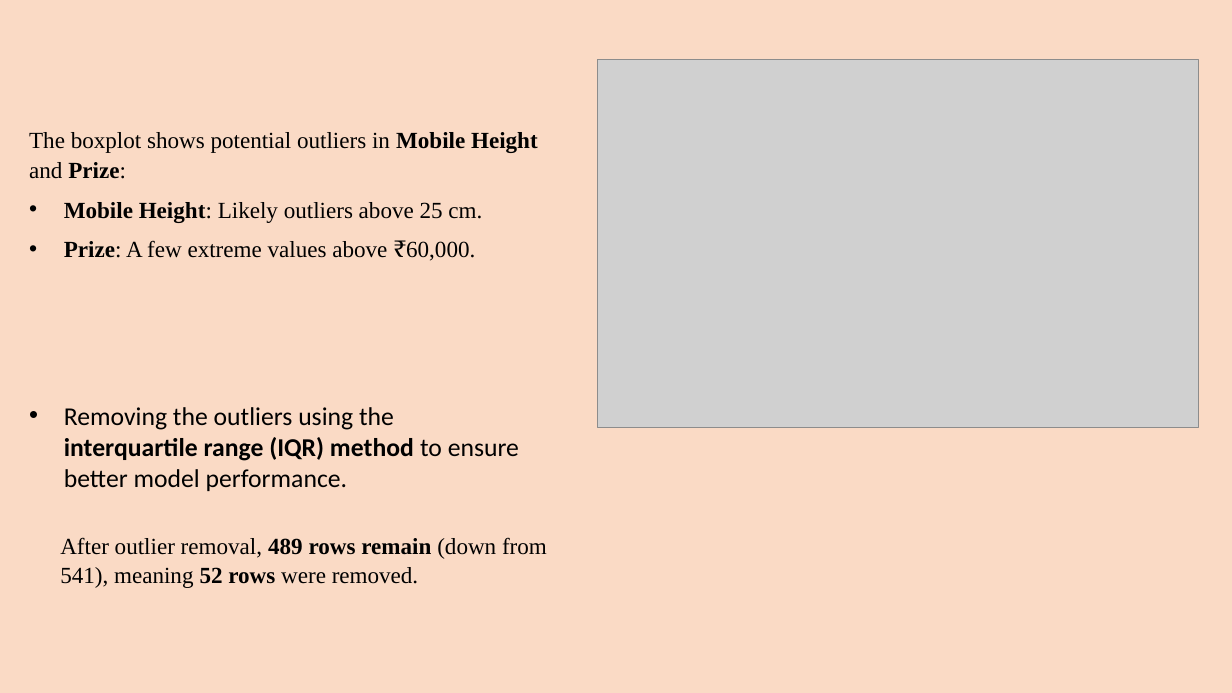
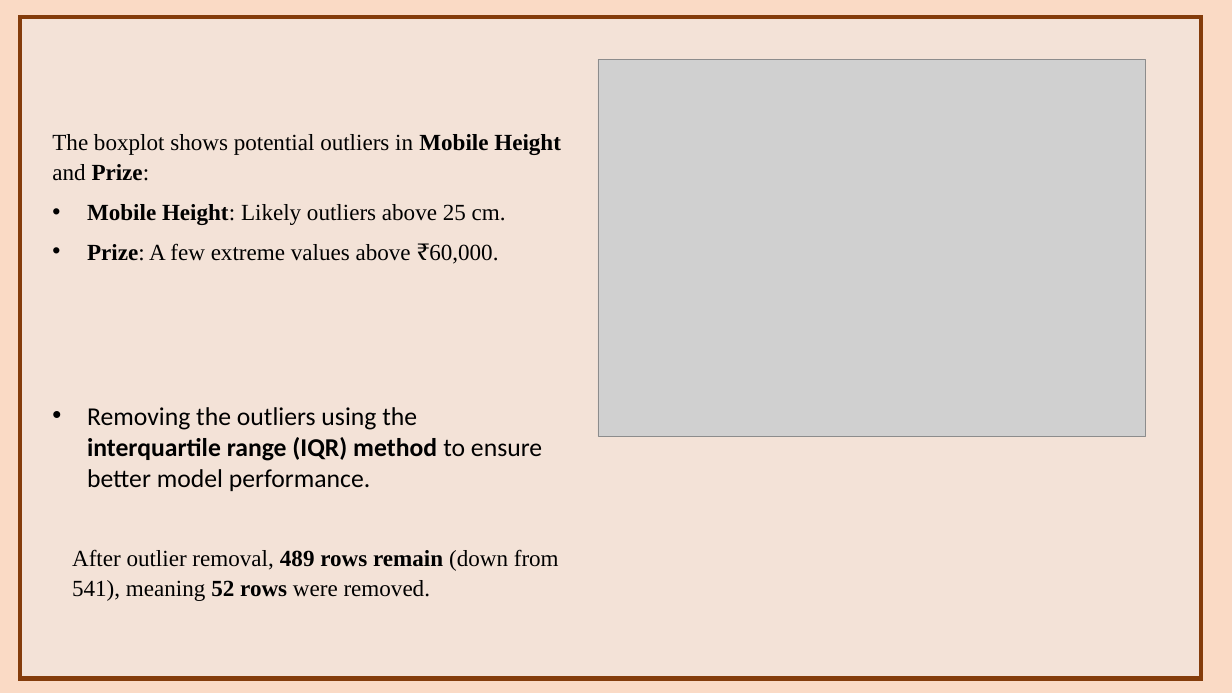
Before and after one commit to rajani1616/project4-Mobile-price-prediction, a slide deck: slide 9 of project4ppt.pptx. Drawn at 1232x693 pixels with LibreOffice and Linux fonts; fonts in the diff are those of the drawing; grey boxes stand for pictures. Boxes give left, top, right and bottom in pixels: in the first picture for what was removed or moved away, otherwise in the second. Text is boxed around its words. In the diff, an @@ line names an element or a change of style, - is before the commit and + after.

```diff
--- a/project4ppt.pptx
+++ b/project4ppt.pptx
@@ rectangle added at <box>20,18,1202,679</box>, fill #EDEDED at 47% opacity, outline #843C0B 3.5 pt @@
@@ picture: place and size @@
-picture at <box>598,59,1199,427</box>
+picture at <box>598,59,1146,437</box>
@@ text "The boxplot shows potential outliers ...": place and size @@
-text "The boxplot shows potential outliers ..." at <box>29,132,538,261</box>
+text "The boxplot shows potential outliers ..." at <box>52,134,561,264</box>
@@ text "Removing the outliers using the ...": place and size @@
-text "Removing the outliers using the ..." at <box>64,407,519,491</box>
+text "Removing the outliers using the ..." at <box>87,407,542,491</box>
@@ text "After outlier removal, 489 rows ...": place and size @@
-text "After outlier removal, 489 rows ..." at <box>60,537,547,588</box>
+text "After outlier removal, 489 rows ..." at <box>72,549,559,601</box>
```
Also in this commit, not shown: 17 other slides changed.
